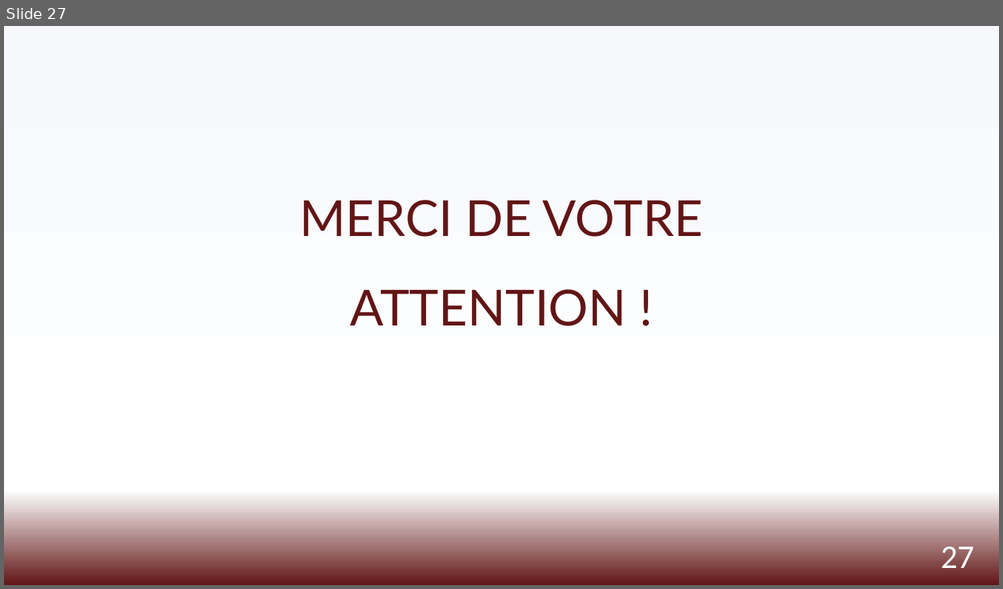
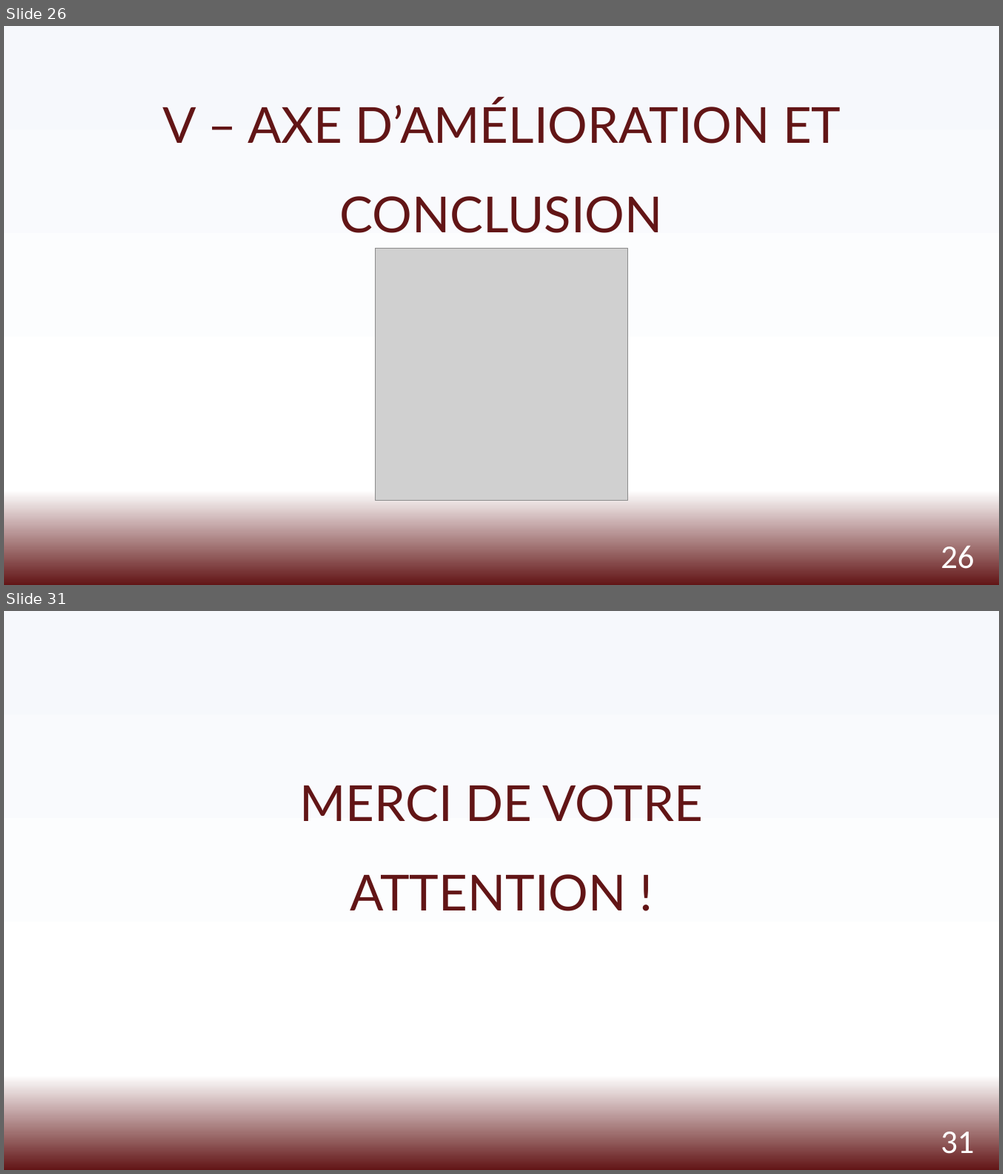
Before and after one commit to viviante79/Projet_8, a slide deck: Ors_Vivian_3_presentation_082022.pptx. Shown one above the other, each under a label of ours: slide 27 before the commit, slides 26 and 31 after it; the slides between them are not shown. The pictures are 1003x589 and 1003x1174 pixels, drawn with LibreOffice and Linux fonts; fonts in the diff are those of the drawing; grey boxes stand for pictures. Boxes give left, top, right and bottom in pixels: in the first picture for what was removed or moved away, otherwise in the second. Text is boxed around its words. In the diff, an @@ line names an element or a change of style, - is before the commit and + after.

```diff
--- a/Ors_Vivian_3_presentation_082022.pptx
+++ b/Ors_Vivian_3_presentation_082022.pptx
@@ slide 26 added at [4, 26, 999, 585], background gradient #F6F8FC to #FFFFFF to #621516 @@
@@ text added at [163, 100, 840, 233], 48 pt, text #621516 @@
+V – AXE D’AMÉLIORATION ET CONCLUSION
@@ picture added at [375, 248, 627, 500] @@
@@ page number added at [940, 545, 973, 577], 32 pt, text #FFFFFF @@
+26
@@ what was slide 27 is now slide 31 @@
@@ page number at [940, 1132, 973, 1162]: text changed @@
-27
+31
```
Also in this commit, not shown: 1 slide changed, 4 other slides added, 1 slide removed.
